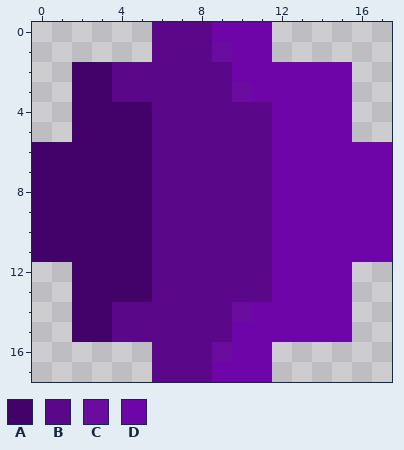
One commit to this pixel-art sprite: Game/data/enemyprojectile_5.png. The picture above is the old version.
The file is 90x90 pixels, drawn in blocks of 5x5; one block is one cell here. Colours within 5 levels of each other are drawn and written as one.
Palette (. is transparent): A #430269  B #5a0889  C #690c9f  D #6d05a9
Pixels before, first column x 0:
 0 ......BBBDDD......
 1 ......BBBCDD......
 2 ..AABBBBBBDDDDDD..
 3 ..AABBBBBBCDDDDD..
 4 ..AAAABBBBBBDDDD..
 5 ..AAAABBBBBBDDDD..
 6 AAAAAABBBBBBDDDDDD
 7 AAAAAABBBBBBDDDDDD
 8 AAAAAABBBBBBDDDDDD
 9 AAAAAABBBBBBDDDDDD
10 AAAAAABBBBBBDDDDDD
11 AAAAAABBBBBBDDDDDD
12 ..AAAABBBBBBDDDD..
13 ..AAAABBBBBBDDDD..
14 ..AABBBBBBCDDDDD..
15 ..AABBBBBBDDDDDD..
16 ......BBBCDD......
17 ......BBBDDD......
And afterwards:
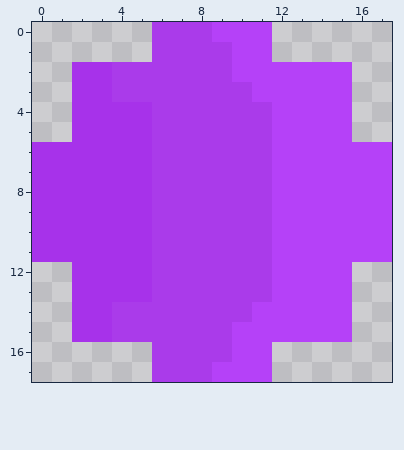
Edits made:
colour A: #430269 -> #a732ea
colour B: #5a0889 -> #aa3bea
colour D: #6d05a9 -> #b541f8
y 1: x 9 C -> B
y 3: x 10 C -> B
y 14: x 10 C -> B
y 16: x 9 C -> B
Changed places in both pictures, as pixel boxes (x1, y1, x2, y2):
changed: (32, 22, 392, 382)
